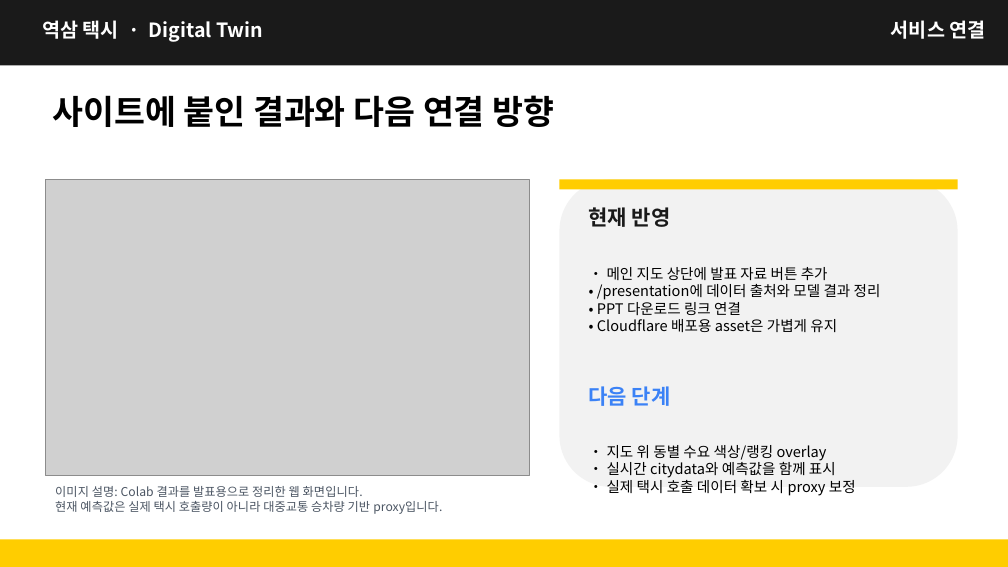
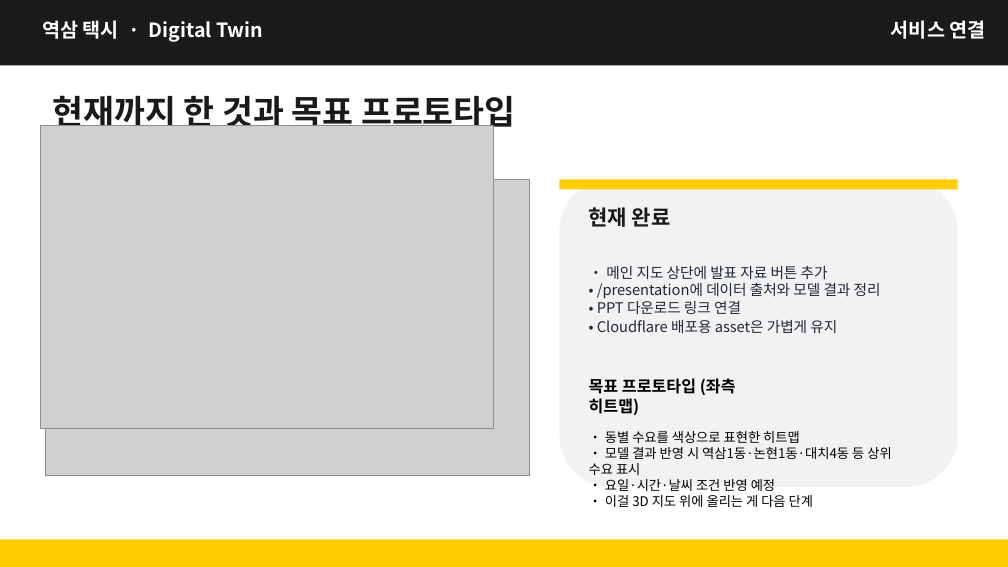
Before and after one commit to kimcanal/yeoksam-taxi, a slide deck: slide 12 of public/a-eye-presentation/A-Eye_midterm_data_collection_forecast.pptx. Drawn at 1008x567 pixels with LibreOffice and Linux fonts; fonts in the diff are those of the drawing; grey boxes stand for pictures. Boxes give left, top, right and bottom in pixels: in the first picture for what was removed or moved away, otherwise in the second. Text is boxed around its words. In the diff, an @@ line names an element or a change of style, - is before the commit and + after.

```diff
--- a/public/a-eye-presentation/A-Eye_midterm_data_collection_forecast.pptx
+++ b/public/a-eye-presentation/A-Eye_midterm_data_collection_forecast.pptx
@@ text at box(52, 89, 516, 133): text changed; text colour #000000 to #1A1A1A @@
-사이트에 붙인 결과와 다음 연결 방향
+현재까지 한 것과 목표 프로토타입
@@ picture added at box(40, 126, 494, 428) @@
@@ text at box(589, 207, 671, 227): text changed @@
-현재 반영
+현재 완료
@@ text at box(597, 266, 881, 333): text changed; size 10.4 to 10.5 pt; text colour #000000 to #1F2937 @@
-• 메인 지도 상단에 발표 자료 버튼 추가
-• /presentation에 데이터 출처와 모델 결과 정리
-• PPT 다운로드 링크 연결
-• Cloudflare 배포용 asset은 가볍게 유지
+• 메인 지도 상단에 발표 자료 버튼 추가
+• /presentation에 데이터 출처와 모델 결과 정리
+• PPT 다운로드 링크 연결
+• Cloudflare 배포용 asset은 가볍게 유지
@@ text at box(589, 378, 736, 415): text changed; size 15 to 11.5 pt; text colour #3B82F6 to #000000 @@
-다음 단계
+목표 프로토타입 (좌측 히트맵)
@@ text at box(589, 431, 891, 507): text changed; size 10.4 to 9.5 pt @@
-• 지도 위 동별 수요 색상/랭킹 overlay
-• 실시간 citydata와 예측값을 함께 표시
-• 실제 택시 호출 데이터 확보 시 proxy 보정
+• 동별 수요를 색상으로 표현한 히트맵
+• 모델 결과 반영 시 역삼1동·논현1동·대치4동 등 상위 수요 표시
+• 요일·시간·날씨 조건 반영 예정
+• 이걸 3D 지도 위에 올리는 게 다음 단계
@@ text removed at box(55, 486, 442, 514) @@
-이미지 설명: Colab 결과를 발표용으로 정리한 웹 화면입니다.
-현재 예측값은 실제 택시 호출량이 아니라 대중교통 승차량 기반 proxy입니다.
```
Also in this commit, not shown: 11 other slides changed.
